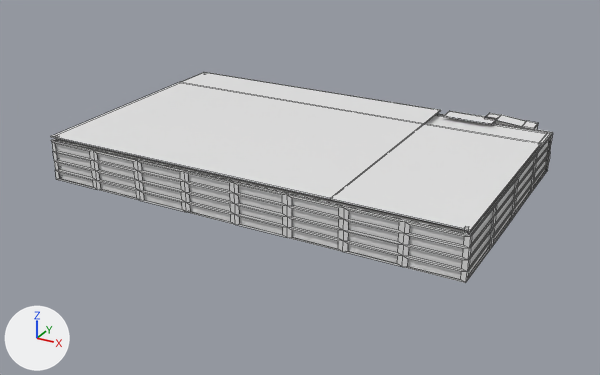
The FBX model src/Assets/3D Assets/Models/NPS.fbx as it was, and as the next commit left it.
Both versions are drawn from a 50 mm camera at (165.0, -312.0, 140.0) aimed at (-4.0, -6.0, -13.0). Lighting does not change. The marker at lower left points along +X, +Y and +Z. Mesh edges are drawn as thin lines. Materials are left out; every surface is plain grey.

In view in the first picture: 'NPS Main'.
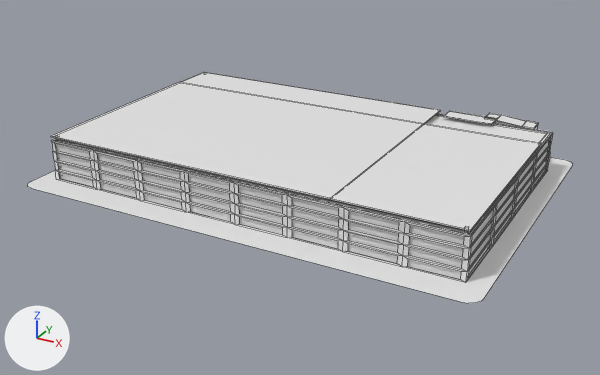
What differs and where, as boxes [x1, y1, x2, y2] in the pictures (600 x 375 px):
'NPS Main', reshaped (9% wider, 9% taller)
    before: [51, 72, 553, 283]
    after: [27, 72, 573, 303]
part 1 of me_cube_003, added
    after: [27, 157, 573, 303]

Diff of the bpy script that builds the scene:
```diff
--- a/src/Assets/3D Assets/Models/NPS.fbx.py
+++ b/src/Assets/3D Assets/Models/NPS.fbx.py
@@ me_cube_003 @@
 # used by ob_nps_main; location = (0.0, 0.0, 0.0)
-me_cube_003.from_pydata(...)  # 617 vertices, 493 faces; spans x -101.0..93.0, y -60.0..68.0, z -9.0..12.0
+me_cube_003.from_pydata(...)  # 637 vertices, 494 faces; spans x -109.0..102.0, y -73.0..77.0, z -9.0..12.0
+# me_cube_003 part 1: a new loose piece of 20 vertices spanning x -109.0..102.0, y -73.0..77.0, z -9.0
```
